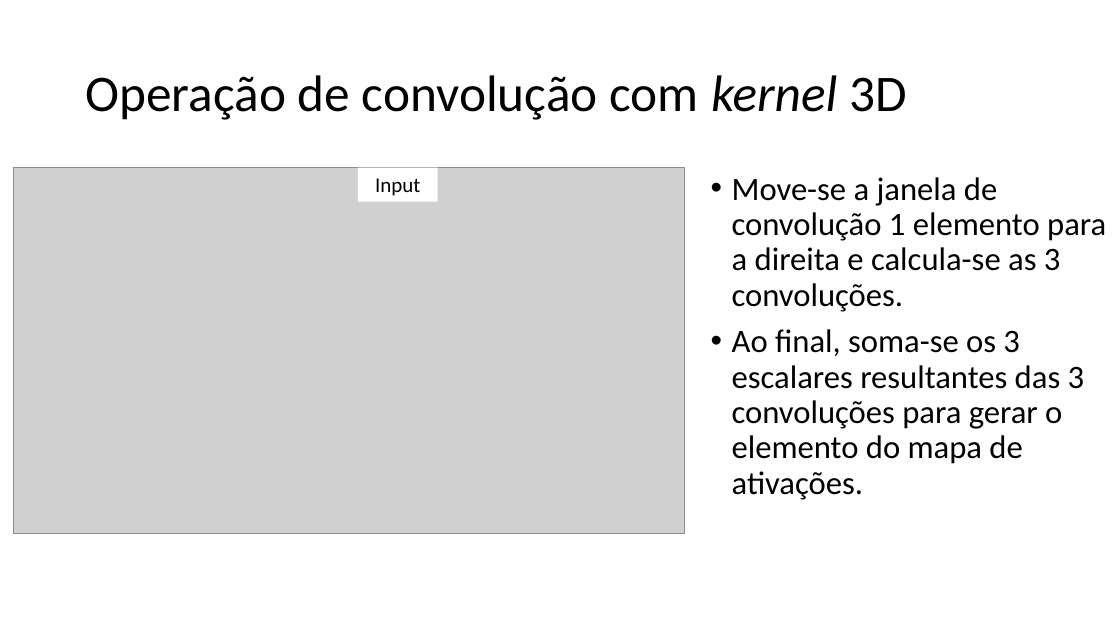
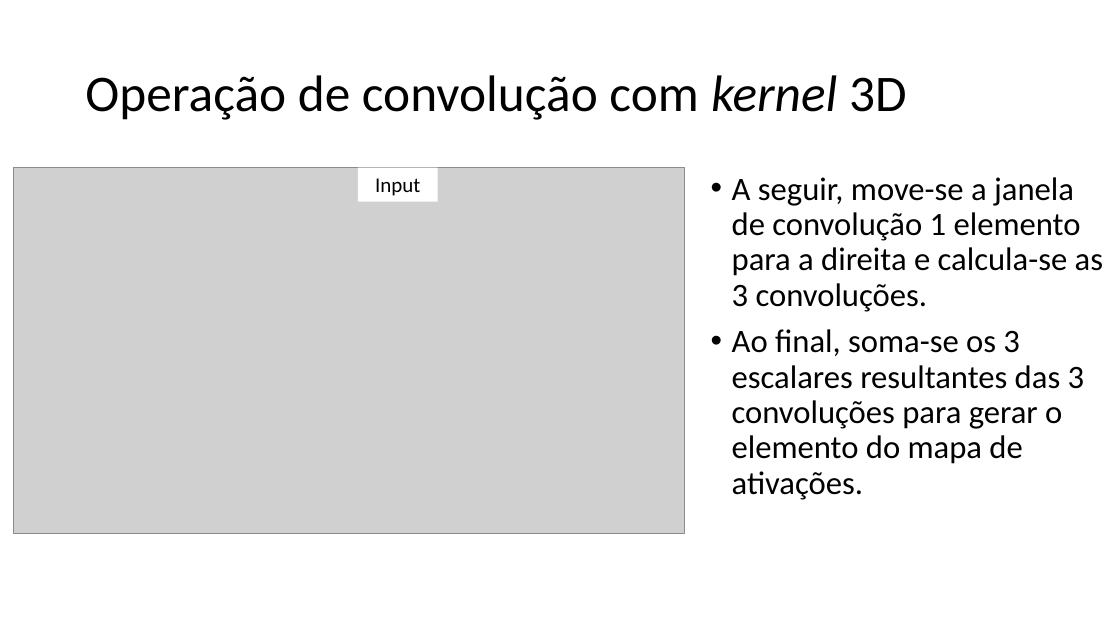
Before and after one commit to zz4fap/c24_inteligencia_artificial, a slide deck: slide 44 of slides/C24_CNN.pptx. Drawn at 1120x630 pixels with LibreOffice and Linux fonts; fonts in the diff are those of the drawing; grey boxes stand for pictures. Boxes give left, top, right and bottom in pixels: in the first picture for what was removed or moved away, otherwise in the second. Text is boxed around its words. In the diff, an @@ line names an element or a change of style, - is before the commit and + after.

```diff
--- a/slides/C24_CNN.pptx
+++ b/slides/C24_CNN.pptx
@@ text at bbox=[732, 177, 1103, 312]: text changed @@
-• Move-se a janela de convolução 1 elemento para a direita e calcula-se as 3 convoluções.
+• A seguir, move-se a janela de convolução 1 elemento para a direita e calcula-se as 3 convoluções.
```
Also in this commit, not shown: 11 other slides changed, 1 slide removed.
